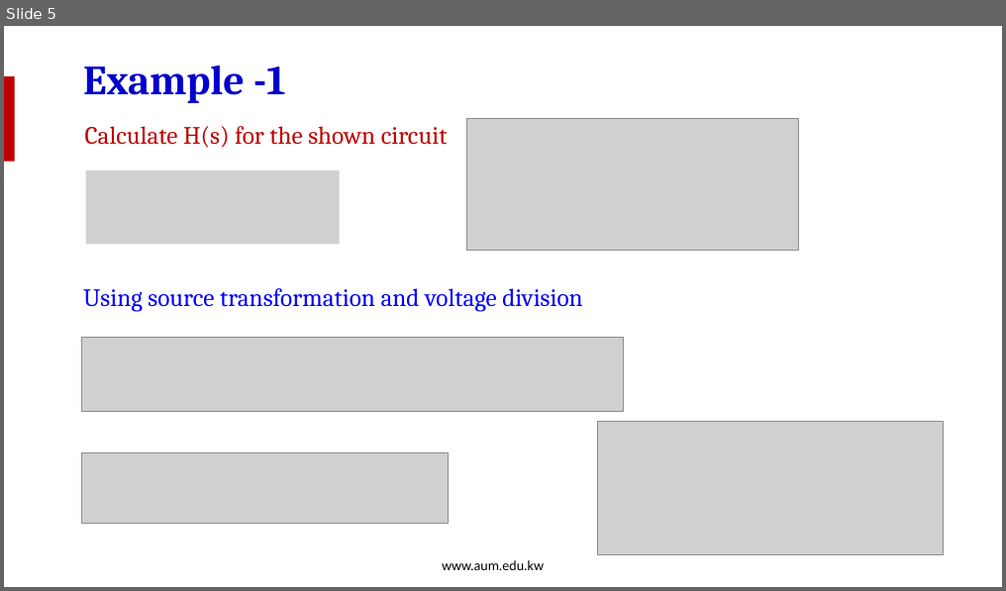
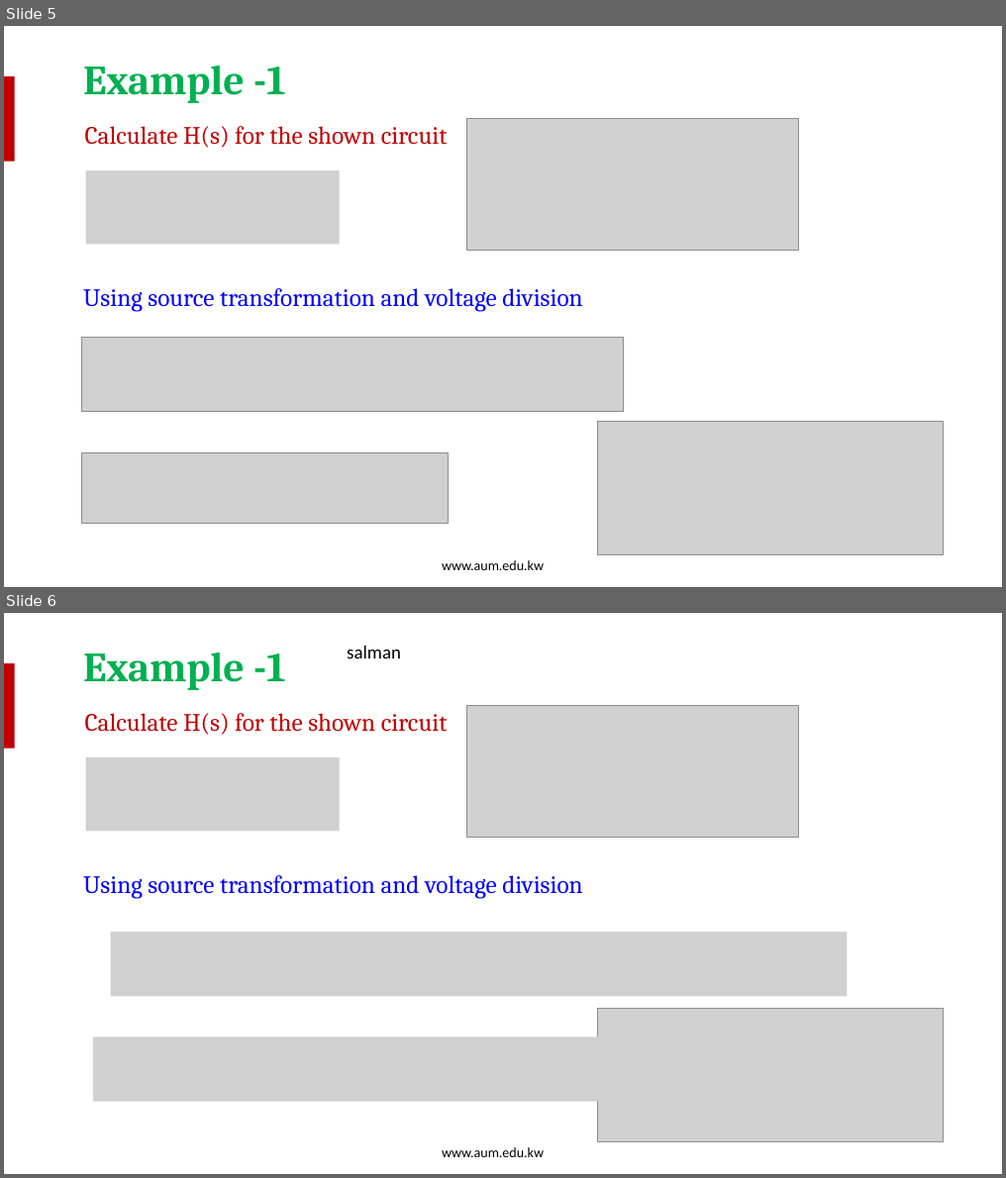
Before and after one commit to salmanrazzaq1993/AUM-WORK, a slide deck: PP WORK/Instructor Version/Week 6/Week 6 Lecture 1-Transfer Function.pptx. Shown one above the other, each under a label of ours: slide 5 before the commit, slides 5 and 6 after it. The pictures are 1006x591 and 1006x1178 pixels, drawn with LibreOffice and Linux fonts; fonts in the diff are those of the drawing; grey boxes stand for pictures; background and template pictures are left out. Boxes give left, top, right and bottom in pixels: in the first picture for what was removed or moved away, otherwise in the second. Text is boxed around its words. In the diff, an @@ line names an element or a change of style, - is before the commit and + after.

```diff
--- a/PP WORK/Instructor Version/Week 6/Week 6 Lecture 1-Transfer Function.pptx
+++ b/PP WORK/Instructor Version/Week 6/Week 6 Lecture 1-Transfer Function.pptx
@@ slide 6 added at (4, 613, 1002, 1174), background picture (left out); not listed: 2 template elements that a slide beside it also shows @@
@@ text added at (83, 653, 285, 690), 40 pt, text #00B050, bold @@
+Example -1
@@ text added at (347, 646, 401, 659), 18 pt, text #000000 @@
+salman
@@ text added at (85, 713, 448, 735), 24 pt, text #C00000 @@
+Calculate H(s) for the shown circuit
@@ picture added at (467, 705, 798, 837) @@
@@ picture added at (85, 758, 340, 831) @@
@@ text added at (83, 875, 582, 899), 24 pt, text #0000FF @@
+Using source transformation and voltage division
@@ picture added at (110, 932, 846, 996) @@
@@ picture added at (598, 1008, 944, 1142) @@
@@ picture added at (93, 1038, 598, 1102) @@
@@ slide 5 changed as well @@
@@ text "Example -1" at (83, 66, 285, 103): text colour #0000CC to #00B050 @@
```
Also in this commit, not shown: 15 other slides changed, 6 other slides added.
